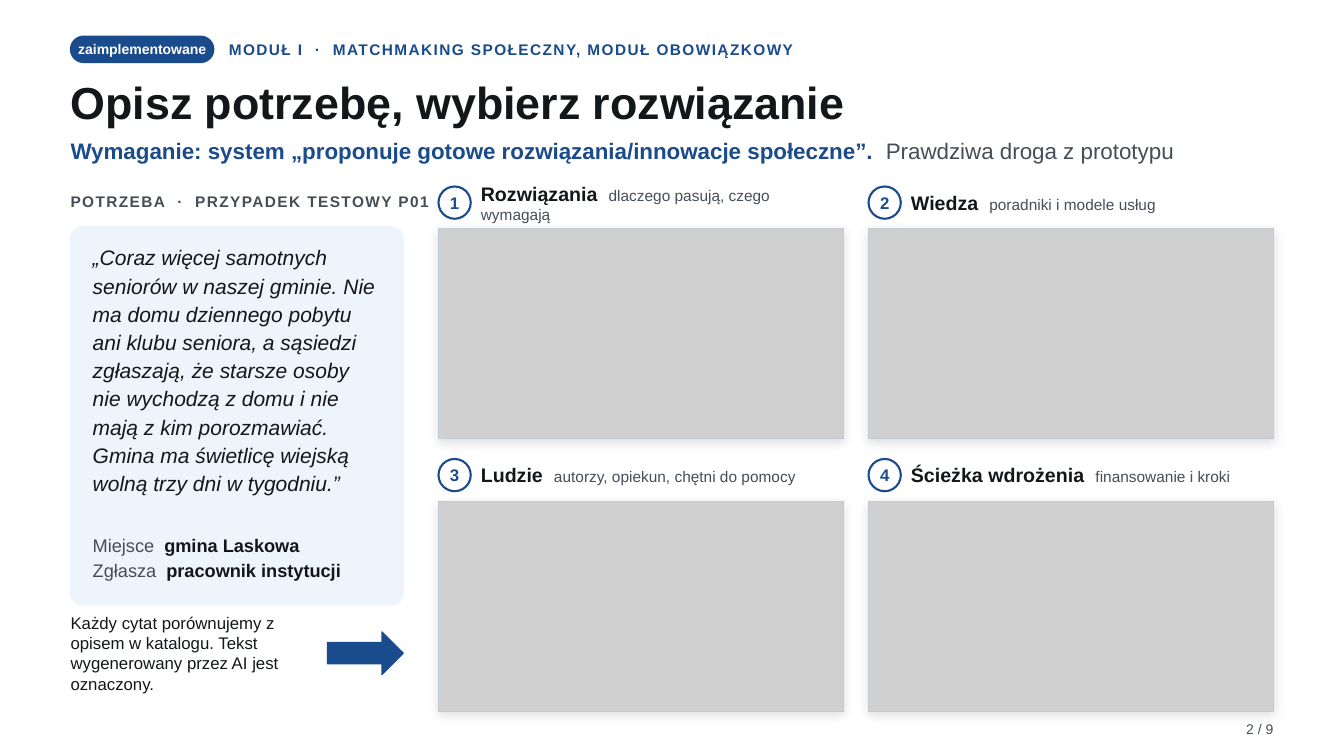
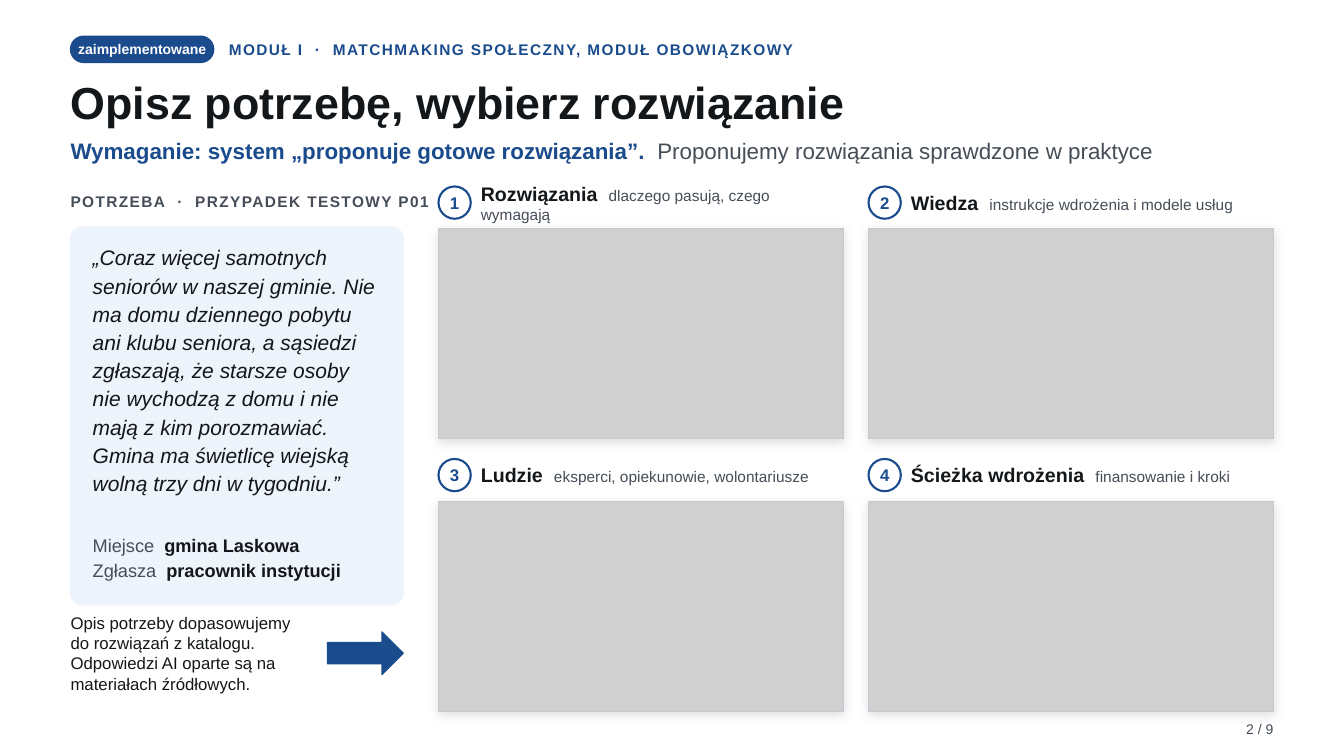
Before and after one commit to bobrovsky420/hackyeah2026, a slide deck: slide 2 of docs/presentation/presentation.pptx. Drawn at 1344x756 pixels with LibreOffice and Linux fonts; fonts in the diff are those of the drawing; grey boxes stand for pictures. Boxes give left, top, right and bottom in pixels: in the first picture for what was removed or moved away, otherwise in the second. Text is boxed around its words. In the diff, an @@ line names an element or a change of style, - is before the commit and + after.

```diff
--- a/docs/presentation/presentation.pptx
+++ b/docs/presentation/presentation.pptx
@@ text at [71, 142, 1152, 164]: text changed @@
-Wymaganie: system „proponuje gotowe rozwiązania/innowacje społeczne”. Prawdziwa droga z prototypu
+Wymaganie: system „proponuje gotowe rozwiązania”. Proponujemy rozwiązania sprawdzone w praktyce
@@ text at [911, 195, 1233, 213]: text changed @@
-Wiedza poradniki i modele usług
+Wiedza instrukcje wdrożenia i modele usług
@@ text at [481, 467, 808, 485]: text changed @@
-Ludzie autorzy, opiekun, chętni do pomocy
+Ludzie eksperci, opiekunowie, wolontariusze
@@ text at [71, 617, 291, 694]: text changed @@
-Każdy cytat porównujemy z opisem w katalogu. Tekst wygenerowany przez AI jest oznaczony.
+Opis potrzeby dopasowujemy do rozwiązań z katalogu. Odpowiedzi AI oparte są na materiałach źródłowych.
```
Also in this commit, not shown: 1 other slide changed, 3 other files.
